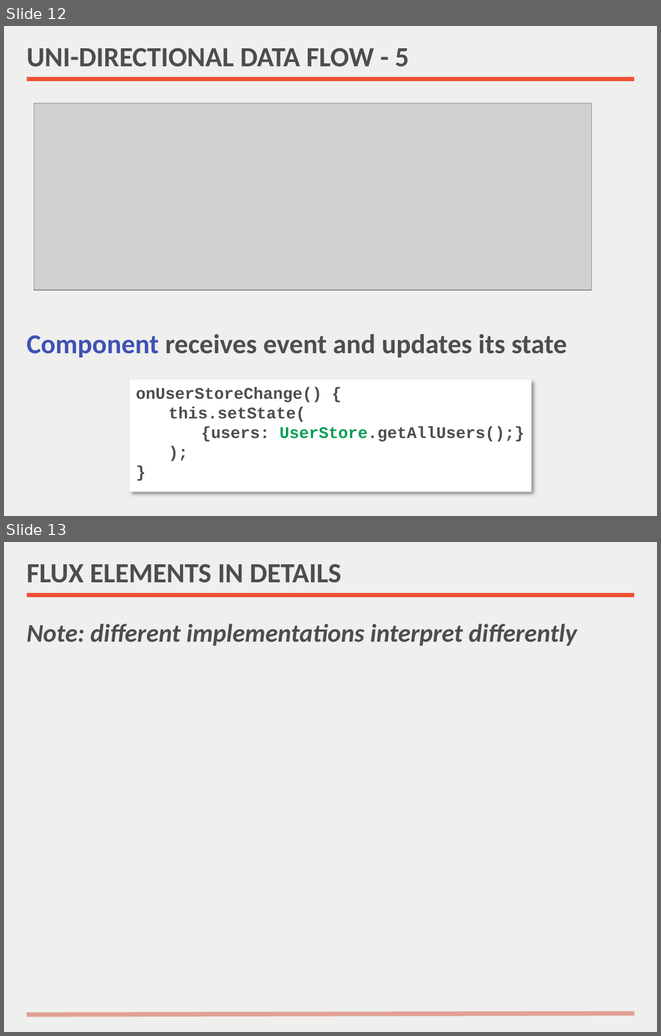
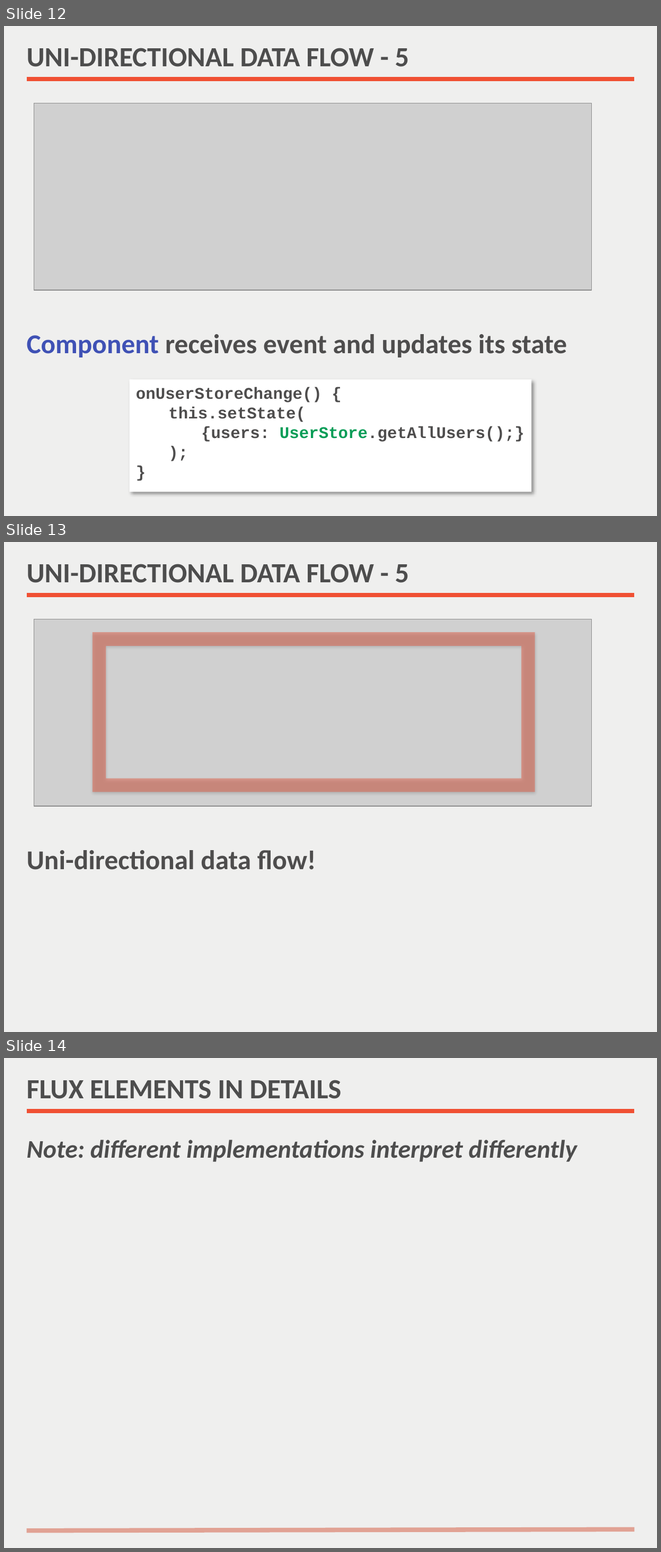
Before and after one commit to nilshartmann/react-meetup-flux, a slide deck: flux-introduction.pptx. Shown one above the other, each under a label of ours: slides 12 and 13 before the commit, slides 12, 13 and 14 after it. The pictures are 661x1036 and 661x1552 pixels, drawn with LibreOffice and Linux fonts; fonts in the diff are those of the drawing; grey boxes stand for pictures. Boxes give left, top, right and bottom in pixels: in the first picture for what was removed or moved away, otherwise in the second. Text is boxed around its words. In the diff, an @@ line names an element or a change of style, - is before the commit and + after.

```diff
--- a/flux-introduction.pptx
+++ b/flux-introduction.pptx
@@ slide 13 added at (x1=4, y1=542, x2=657, y2=1032), background #EFEFEE; not listed: 1 template element that a slide beside it also shows @@
@@ title added at (x1=27, y1=564, x2=409, y2=583), 30.6 pt, text #4D4D4D, bold @@
+UNI-DIRECTIONAL DATA FLOW - 5
@@ picture added at (x1=34, y1=619, x2=592, y2=806) @@
@@ rectangle added at (x1=99, y1=640, x2=528, y2=786), outline #E84528 15 pt @@
@@ text added at (x1=27, y1=850, x2=316, y2=870), 30 pt, text #4E4D4D, bold @@
+Uni-directional data flow!
@@ what was slide 13 is now slide 14 @@
```
Also in this commit, not shown: 1 slide changed, 1 other file.
